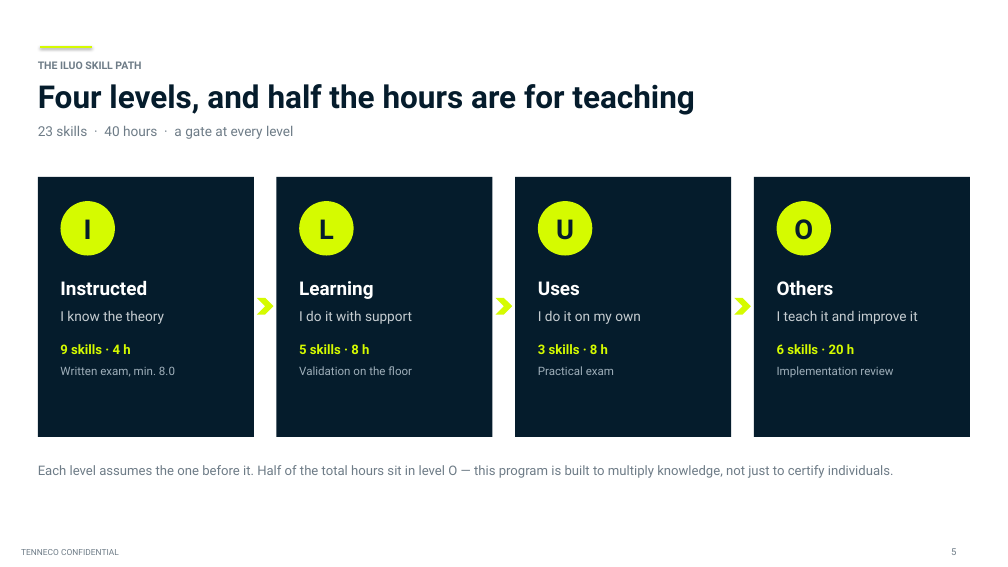
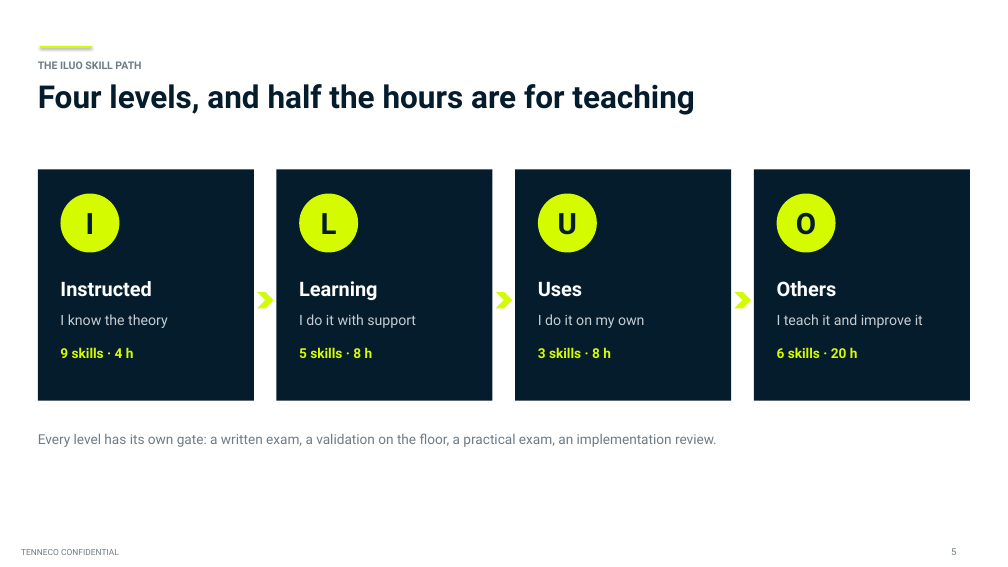
Before and after one commit to adaircarried/Claude-Design, a slide deck: slide 5 of presentations/Tenneco_Intern_Project_Diego_de_Leon.pptx. Drawn at 1008x567 pixels with LibreOffice and Linux fonts; fonts in the diff are those of the drawing; background and template pictures are left out. Boxes give left, top, right and bottom in pixels: in the first picture for what was removed or moved away, otherwise in the second. Text is boxed around its words. In the diff, an @@ line names an element or a change of style, - is before the commit and + after.

```diff
--- a/presentations/Tenneco_Intern_Project_Diego_de_Leon.pptx
+++ b/presentations/Tenneco_Intern_Project_Diego_de_Leon.pptx
@@ text removed at bbox=[38, 126, 293, 139] @@
-23 skills · 40 hours · a gate at every level
@@ rectangle: place and size @@
-rectangle at bbox=[38, 177, 254, 437]
+rectangle at bbox=[38, 169, 254, 401]
@@ rectangle: place and size @@
-rectangle at bbox=[277, 177, 493, 437]
+rectangle at bbox=[277, 169, 493, 401]
@@ rectangle: place and size @@
-rectangle at bbox=[516, 177, 732, 437]
+rectangle at bbox=[516, 169, 732, 401]
@@ rectangle: place and size @@
-rectangle at bbox=[754, 177, 970, 437]
+rectangle at bbox=[754, 169, 970, 401]
@@ ellipse "I": place and size @@
-ellipse "I" at bbox=[60, 201, 115, 256]
+ellipse "I" at bbox=[60, 194, 119, 253]
@@ ellipse "L": place and size @@
-ellipse "L" at bbox=[299, 201, 354, 256]
+ellipse "L" at bbox=[299, 194, 358, 253]
@@ size 26 to 28 pt in 4 elements at bbox=[777, 194, 836, 253], bbox=[60, 194, 119, 253], bbox=[299, 194, 358, 253], bbox=[538, 194, 597, 253] @@
@@ ellipse "U": place and size @@
-ellipse "U" at bbox=[538, 201, 593, 256]
+ellipse "U" at bbox=[538, 194, 597, 253]
@@ ellipse "O": place and size @@
-ellipse "O" at bbox=[777, 201, 831, 256]
+ellipse "O" at bbox=[777, 194, 836, 253]
@@ text "Instructed" at bbox=[60, 281, 167, 358]: size 18 to 19 pt in "Instructed"; size 13 to 13.5 pt in "I know the theory"; size 12.5 to 13 pt in "9 skills · 4 h"; more space between paragraphs @@
@@ text "Learning" at bbox=[299, 281, 416, 358]: size 18 to 19 pt in "Learning"; size 13 to 13.5 pt in "I do it with support"; size 12.5 to 13 pt in "5 skills · 8 h"; more space between paragraphs @@
@@ text "Uses" at bbox=[538, 281, 644, 358]: size 18 to 19 pt in "Uses"; size 13 to 13.5 pt in "I do it on my own"; size 12.5 to 13 pt in "3 skills · 8 h"; more space between paragraphs @@
@@ 3 chevrons: place and size @@
-3 chevrons at bbox=[257, 298, 751, 315]
+3 chevrons at bbox=[257, 292, 751, 309]
@@ text "Others" at bbox=[777, 281, 923, 358]: size 18 to 19 pt in "Others"; size 13 to 13.5 pt in "I teach it and improve it"; size 12.5 to 13 pt in "6 skills · 20 h"; more space between paragraphs @@
@@ text at bbox=[60, 366, 175, 377]: paragraph removed @@
-Written exam, min. 8.0
@@ text at bbox=[299, 366, 412, 375]: paragraph removed @@
-Validation on the floor
@@ text at bbox=[538, 366, 614, 375]: paragraph removed @@
-Practical exam
@@ text at bbox=[777, 366, 893, 377]: paragraph removed @@
-Implementation review
@@ text added at bbox=[38, 433, 717, 447], 13 pt, text #6E7C87 @@
+Every level has its own gate: a written exam, a validation on the floor, a practical exam, an implementation review.
@@ text removed at bbox=[38, 465, 894, 478] @@
-Each level assumes the one before it. Half of the total hours sit in level O — this program is built to multiply knowledge, not just to certify individuals.
```
Also in this commit, not shown: 10 other slides changed, 3 other files.
